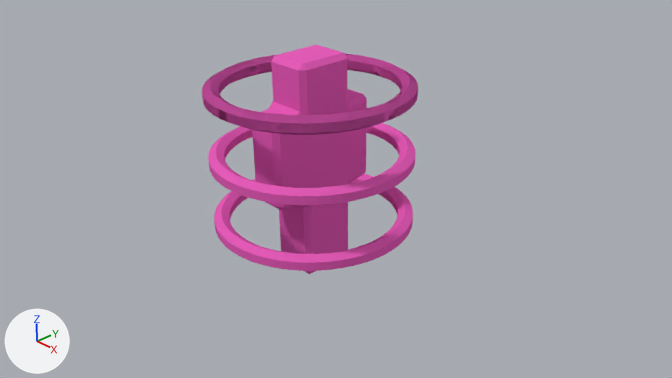
What one commit did to the Blender file Assets/Prefabs/Models/Teleport.blend.
Rendered twice from the file's camera 'Camera'. The lights are fixed; the arrows at lower left show +X, +Y and +Z.
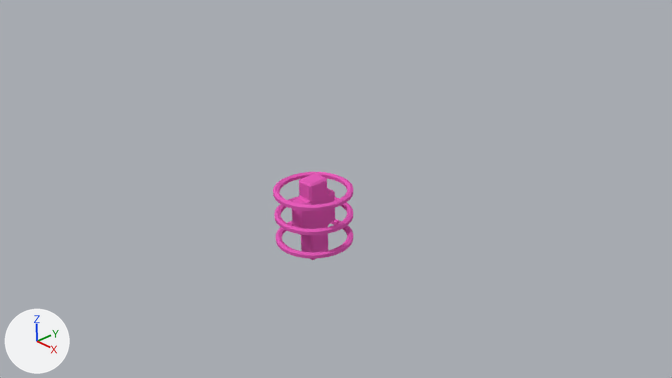
Pixel boxes (x1, y1, x2, y2) of what changed, in the pictures (672 x 378 px):
```json
{"object": "Cube", "change": "reshaped, moved, turned, rescaled", "before": [202, 45, 418, 274], "after": [273, 172, 353, 260]}
{"part": 1, "of": "me_cube", "change": "deleted", "before": [202, 53, 418, 135], "on screen": "pink"}
```

The change, as JSON lines over the scene's bpy script:
```json
{"block": "me_cube", "where": "me_cube.from_pydata(...)  # 744 vertices, 742 faces; spans x -1.55..1.55, y -1.54..1.54, z -0.8..2.5"}
{"block": "me_cube", "where": "# used by ob_cube; location = (0.0, 0.0, 0.0)"}
{"block": "me_cube", "change": "me_cube part 1: the loose piece of 180 vertices spanning x -1.55..1.55, y -1.54..1.54, z 1.87..2.13 is deleted"}
{"op": "set", "path": "ob_cube.location", "old": "(0.0, 0.0, 0.0)", "new": "(0.0, 0.0, -0.41)"}
{"op": "set", "path": "ob_cube.rotation_euler", "old": "(0.0, 0.0, 0.0)", "new": "(0.0, 0.0, 3.142)", "note": "degrees (0, 0, 0) -> degrees (0, 0, 180)"}
{"op": "set", "path": "ob_cube.scale", "old": "(1.0, 1.0, 1.0)", "new": "(0.4, 0.4, 0.4)"}
```
